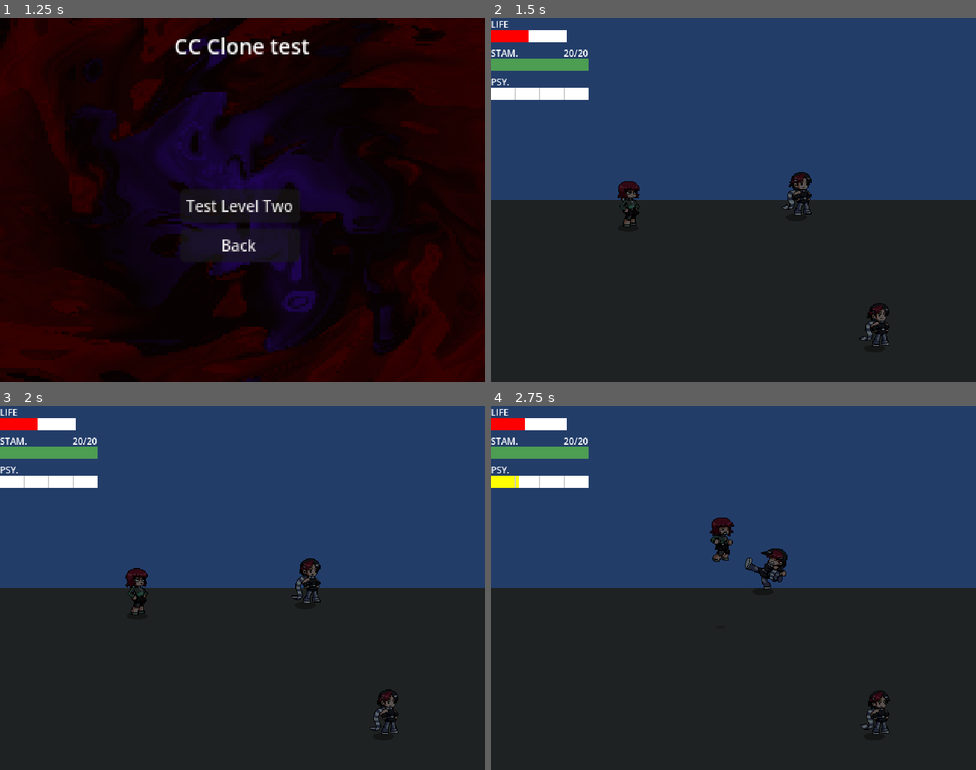
Above: before the commit, frames 1-4 (two rows, left to right).
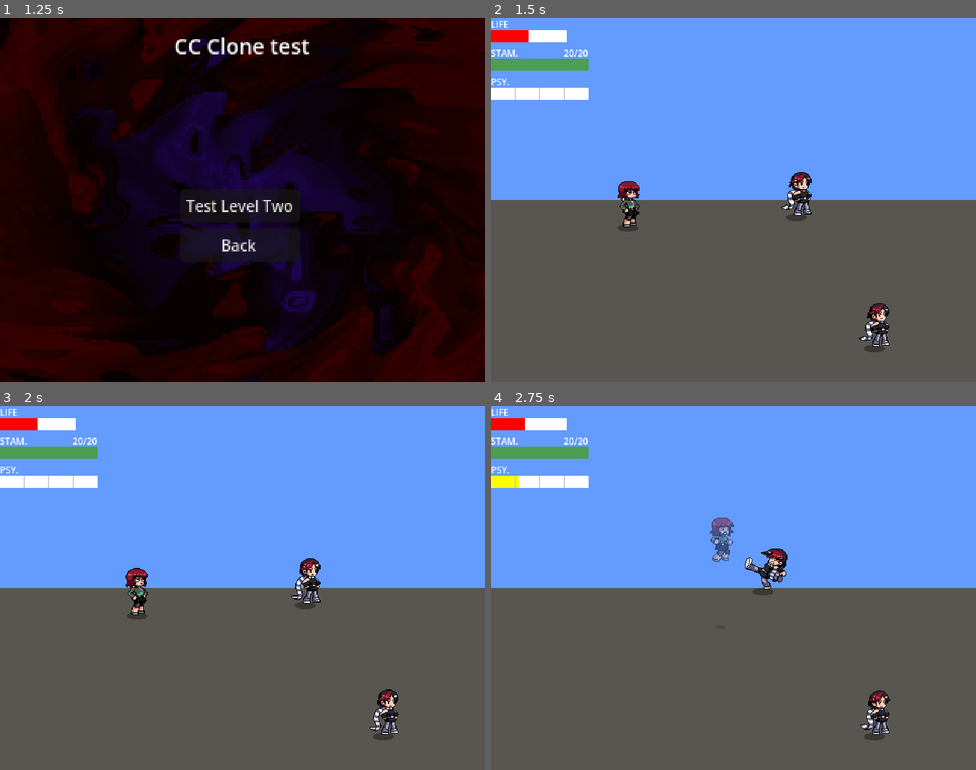
Above: after the commit, the same moments.

Repository: WarrenWarrens/CC
Game: Godot game, scene res://MainMenu/MainMenu.tscn
Two runs of this game, one before a commit and one after it. Both use one fixed random seed, a clock stepped at 60 frames per second and the inputs below.
Inputs (mouse positions are in pixels of both pictures, inside the frame that each line leads up to):
- Up to frame 1 (1.25 s): click "Levels" at 0.5 s
- Up to frame 2 (1.5 s): click "Test Level Two" at 1.25 s
- Up to frame 3 (2 s): no input
- Up to frame 4 (2.75 s): tap Enter (ui_accept) at 2, 2.27 s; move the mouse to (840, 569) at 2.02 s; press the mouse at (840, 569) at 2.03 s; hold D (right) from 2.03 s (still down); tap R (aim, bound only after the commit) at 2.3 s

Frame 1 is identical in both runs. In frame 2, 98% of the frame differs, in the area x 0-100%, y 0-100%; in frame 3, 98%; in frame 4, 98%.

Commit message:
Added basic gun shooting

Diff:
--- a/Scenes/Player.tscn
+++ b/Scenes/Player.tscn
@@ -3,12 +3,15 @@
 [ext_resource type="Script" uid="uid://0pldnfg7dgrc" path="res://Script/Player.gd" id="1_dewec"]
 [ext_resource type="Texture2D" uid="uid://col12h5utam6h" path="res://Assets/Player/PPunch.png" id="2_megsn"]
 [ext_resource type="Script" uid="uid://cknha0o0xqc7u" path="res://Script/Shadow.gd" id="2_yoq75"]
+[ext_resource type="Texture2D" uid="uid://co3tox2hrugta" path="res://Assets/dead.png" id="3_ksbbd"]
 [ext_resource type="Texture2D" uid="uid://y185h78as771" path="res://Assets/Player/PDodge.png" id="3_yoq75"]
 [ext_resource type="Texture2D" uid="uid://dv56pyp3c00ea" path="res://Assets/Player/PGuard.png" id="4_ksbbd"]
 [ext_resource type="Texture2D" uid="uid://bx0hbmq7qibff" path="res://Assets/Player/pIdle.png" id="5_glx4g"]
 [ext_resource type="Texture2D" uid="uid://prrsybm82gb2" path="res://Assets/Player/PJump.png" id="6_miouo"]
 [ext_resource type="Texture2D" uid="uid://cfxpeu5de0cic" path="res://Assets/Player/PStun.png" id="7_o3h8g"]
 [ext_resource type="Texture2D" uid="uid://bv4au63a5e7sf" path="res://Assets/Player/PWalk.png" id="8_1e7my"]
+[ext_resource type="Texture2D" uid="uid://b7v06cejj4ksp" path="res://Assets/debugdiamond.png" id="9_glx4g"]
+[ext_resource type="Texture2D" uid="uid://bqferb34iu0vs" path="res://Assets/laser.png" id="10_yoq75"]
 
 [sub_resource type="CapsuleShape2D" id="CapsuleShape2D_ttpud"]
 radius = 3.0
@@ -203,6 +206,14 @@
 animations = [{
 "frames": [{
 "duration": 1.0,
+"texture": ExtResource("3_ksbbd")
+}],
+"loop": 1,
+"name": &"Aim",
+"speed": 5.0
+}, {
+"frames": [{
+"duration": 1.0,
 "texture": SubResource("AtlasTexture_arntx")
 }, {
 "duration": 1.0,
@@ -330,6 +341,14 @@
 "loop": 0,
 "name": &"Jump",
 "speed": 10.0
+}, {
+"frames": [{
+"duration": 1.0,
+"texture": ExtResource("9_glx4g")
+}],
+"loop": 1,
+"name": &"Shoot",
+"speed": 5.0
 }, {
 "frames": [{
 "duration": 1.0,
@@ -380,6 +399,25 @@
 
 [sub_resource type="CircleShape2D" id="CircleShape2D_vyp0t"]
 radius = 256.0
+
+[sub_resource type="Gradient" id="Gradient_glx4g"]
+colors = PackedColorArray(0.11414824, 0.4898488, 0.46171546, 1, 0, 0, 0, 1)
+
+[sub_resource type="GradientTexture2D" id="GradientTexture2D_tgb25"]
+gradient = SubResource("Gradient_glx4g")
+fill = 1
+fill_from = Vector2(0.517094, 0.525641)
+fill_to = Vector2(0.96153843, 0.1923077)
+
+[sub_resource type="Gradient" id="Gradient_miouo"]
+offsets = PackedFloat32Array(0.16371681, 1)
+colors = PackedColorArray(0.99961597, 0.04415956, 0.024479685, 1, 0, 0, 0, 1)
+
+[sub_resource type="GradientTexture2D" id="GradientTexture2D_7a8fh"]
+gradient = SubResource("Gradient_miouo")
+fill = 1
+fill_from = Vector2(0.517094, 0.517094)
+fill_to = Vector2(0.6581197, 0.3974359)
 
 [node name="Player" type="CharacterBody2D" unique_id=1446667991]
 y_sort_enabled = true
@@ -414,8 +452,7 @@
 [node name="Body" type="AnimatedSprite2D" parent="Visuals" unique_id=1829035284]
 texture_filter = 1
 sprite_frames = SubResource("SpriteFrames_vyp0t")
-animation = &"Idle"
-frame_progress = 0.01975743
+animation = &"Attack"
 offset = Vector2(0, -32)
 
 [node name="Hitbox" type="Area2D" parent="Visuals" unique_id=801768740]
@@ -451,6 +488,33 @@
 position = Vector2(0, -32)
 shape = SubResource("CircleShape2D_vyp0t")
 debug_color = Color(0.55954015, 0.5262575, 0.53475285, 0.41960785)
+
+[node name="AimRay" type="RayCast2D" parent="Visuals" unique_id=545120193]
+position = Vector2(15, -30)
+exclude_parent = false
+target_position = Vector2(500, 0)
+collision_mask = 3
+collide_with_areas = true
+collide_with_bodies = false
+
+[node name="LaserLine" type="Line2D" parent="Visuals/AimRay" unique_id=1784932490]
+points = PackedVector2Array(0, 0, 500, 0)
+width = 6.0
+default_color = Color(0.6522269, 2.7675183e-06, 4.3317675e-07, 1)
+texture = ExtResource("10_yoq75")
+texture_mode = 1
+
+[node name="LaserGlow" type="PointLight2D" parent="Visuals/AimRay" unique_id=1149424495]
+visible = false
+color = Color(0.056353115, 0.3750332, 0.62531114, 1)
+energy = 0.5
+texture = SubResource("GradientTexture2D_tgb25")
+
+[node name="HitLight" type="PointLight2D" parent="Visuals/AimRay" unique_id=669442819]
+visible = false
+color = Color(1, 0.26000598, 0.2008352, 1)
+energy = 1.5
+texture = SubResource("GradientTexture2D_7a8fh")
 
 [node name="Camera2D" type="Camera2D" parent="." unique_id=1772076250]
 limit_left = 0
--- a/Scenes/WorldThree.tscn
+++ b/Scenes/WorldThree.tscn
@@ -26,11 +26,6 @@
 
 [sub_resource type="RectangleShape2D" id="RectangleShape2D_ttpud"]
 size = Vector2(20, 366)
-
-[sub_resource type="Gradient" id="Gradient_4h4gs"]
-
-[sub_resource type="GradientTexture2D" id="GradientTexture2D_ttpud"]
-gradient = SubResource("Gradient_4h4gs")
 
 [node name="WorldOne" type="Node2D" unique_id=686236493]
 y_sort_enabled = true
@@ -145,27 +140,6 @@
 
 [node name="Lighting" type="Node2D" parent="." unique_id=419392471]
 
-[node name="CanvasModulate" type="CanvasModulate" parent="Lighting" unique_id=1639962234]
-z_index = 90
-color = Color(0.35044625, 0.3923709, 0.41333324, 1)
-
-[node name="PointLight2D" type="PointLight2D" parent="Lighting" unique_id=1822920187]
-visible = false
-position = Vector2(764, 232)
-scale = Vector2(3.875, 3.875)
-texture = SubResource("GradientTexture2D_ttpud")
-
-[node name="DirectionalLight2D" type="DirectionalLight2D" parent="Lighting" unique_id=1946763391]
-visible = false
-position = Vector2(1167.0001, -265.00006)
-rotation = -2.2183135
-energy = 0.5
-shadow_enabled = true
-shadow_color = Color(0, 0, 0, 1)
-shadow_filter = 1
-shadow_filter_smooth = 4.4
-height = 0.14
-
 [node name="Crate" parent="." unique_id=1572332876 instance=ExtResource("11_buomm")]
 position = Vector2(986, 125)
 
--- a/Script/Player.gd
+++ b/Script/Player.gd
@@ -1,6 +1,6 @@
 
 extends Walker
-enum State { NORMAL, JUMPING, PUNCHING, GUARDING, DODGING, STUNNED }
+enum State { NORMAL, JUMPING, PUNCHING, GUARDING, DODGING, STUNNED, AIMING }
 var current_state = State.NORMAL
 
 const SPEED = 300.0
@@ -16,9 +16,23 @@
 var _hit_targets: Array = []
 const HIT_FRAMES := [1, 2]
 
+var is_invincible = false
+const I_FRAME_DURATION = 0.5
+
+var aim_angle = 0.0
+const MAX_AIM_ANGLE = deg_to_rad(45.0)
+const AIM_SPEED = 2.0
+var can_shoot = true
+const FIRE_RATE = 0.5
+
+@onready var aim_ray = $Visuals/AimRay
+@onready var laser_line = $Visuals/AimRay/LaserLine
+
 @onready var body_sprite = $Visuals/Body
 @onready var visuals = $Visuals
 @onready var hitbox = $Visuals/Hitbox
+@onready var laser_glow = $Visuals/AimRay/LaserGlow
+@onready var hit_light = $Visuals/AimRay/HitLight
 
 @export var camera_base_y := 120
 @onready var camera: Camera2D = $Camera2D
@@ -31,6 +45,9 @@
 	camera.position_smoothing_speed = 10.0
 	camera.global_position = Vector2(global_position.x, camera_base_y)
 	camera.reset_smoothing()
+	laser_line.visible = false
+	aim_ray.enabled = false
+	aim_ray.add_exception(self)
 
 func _physics_process(delta):
 	if current_state != State.JUMPING and altitude <= 0.0:
@@ -41,6 +58,8 @@
 			handle_movement()
 			update_animations("Idle", "Walk")
 			handle_actions()
+		State.AIMING:
+			handle_aiming(delta)
 		State.JUMPING:
 			handle_movement()
 			handle_jump(delta)
@@ -104,6 +123,8 @@
 		velocity = ramp_adjust(facing_direction * DODGE_SPEED)
 		body_sprite.play("Dodge")
 		get_tree().create_timer(0.3).timeout.connect(func(): current_state = State.NORMAL)
+	elif Input.is_action_just_pressed("aim"):
+		current_state = State.AIMING
 
 func handle_jump(delta):
 	z_velocity -= GRAVITY * delta
@@ -122,22 +143,49 @@
 
 
 func take_damage(amount, knockback_dir):
-	if current_state == State.DODGING:
+	#if current_state == State.DODGING:
+		#return
+	#elif current_state == State.GUARDING:
+		#PlayerStats.take_damage(ceili(amount / 2.0))
+		#hitbox.set_deferred("monitoring", false)
+		#velocity = knockback_dir * 75
+		#PlayerStats.use_stamina(2)
+#
+		#return
+	#else:
+		#hitbox.set_deferred("monitoring", false)
+		#current_state = State.STUNNED
+		#body_sprite.play("Stun")
+		#velocity = knockback_dir * 200
+		#get_tree().create_timer(0.5).timeout.connect(func(): current_state = State.NORMAL)
+		#PlayerStats.take_damage(amount)
+
+	if is_invincible or current_state == State.DODGING:
 		return
 	elif current_state == State.GUARDING:
 		PlayerStats.take_damage(ceili(amount / 2.0))
 		hitbox.set_deferred("monitoring", false)
 		velocity = knockback_dir * 75
 		PlayerStats.use_stamina(2)
-
 		return
 	else:
+		if current_state == State.AIMING:
+			exit_aim()
 		hitbox.set_deferred("monitoring", false)
 		current_state = State.STUNNED
 		body_sprite.play("Stun")
 		velocity = knockback_dir * 200
+		PlayerStats.take_damage(amount)
+
+		is_invincible = true
+
+		var tween = create_tween().set_loops(10)
+		tween.tween_property(body_sprite, "modulate:a", 0.3, I_FRAME_DURATION / 20.0)
+		tween.tween_property(body_sprite, "modulate:a", 1.0, I_FRAME_DURATION / 20.0)
+
 		get_tree().create_timer(0.5).timeout.connect(func(): current_state = State.NORMAL)
-		PlayerStats.take_damage(amount)
+
+		get_tree().create_timer(I_FRAME_DURATION).timeout.connect(func(): is_invincible = false)
 
 func fall(delta):
 	if altitude <= 0.0:
@@ -167,3 +215,67 @@
 func _on_body_frame_changed() -> void:
 	if current_state == State.PUNCHING and body_sprite.animation == "Attack":
 		hitbox.set_deferred("monitoring", body_sprite.frame in HIT_FRAMES)
+
+func handle_aiming(delta):
+	velocity = Vector2.ZERO
+	move_and_slide()
+
+	laser_line.visible = true
+	aim_ray.enabled = true
+	laser_glow.visible = true
+
+	body_sprite.play("Idle")
+
+	var input_x = Input.get_axis("left", "right")
+	if input_x != 0:
+		facing_direction.x = sign(input_x)
+		visuals.scale.x = facing_direction.x
+
+	var input_y = Input.get_axis("up", "down")
+	aim_angle += input_y * AIM_SPEED * delta
+	aim_angle = clamp(aim_angle, -MAX_AIM_ANGLE, MAX_AIM_ANGLE)
+	aim_ray.rotation = aim_angle
+
+	if aim_ray.is_colliding():
+		var hit_point = aim_ray.to_local(aim_ray.get_collision_point())
+		laser_line.set_point_position(1, Vector2(hit_point.x, 0))
+
+		hit_light.position = hit_point
+		hit_light.visible = true
+	else:
+		laser_line.set_point_position(1, Vector2(500, 0))
+		hit_light.visible = false
+
+	if Input.is_action_just_pressed("aim"):
+		exit_aim()
+	elif Input.is_action_pressed("punch"):
+		shoot()
+
+func shoot():
+	if not can_shoot:
+		return
+
+	can_shoot = false
+
+	if aim_ray.is_colliding():
+		var collider = aim_ray.get_collider()
+
+		var target = collider.owner
+
+		if target and target != self and target.has_method("take_damage"):
+			target.take_damage(5, Vector2.ZERO)
+
+	get_tree().create_timer(FIRE_RATE).timeout.connect(func(): can_shoot = true)
+
+func exit_aim():
+	current_state = State.NORMAL
+	laser_line.visible = false
+	aim_ray.enabled = false
+	laser_glow.visible = false
+	hit_light.visible = false
+	aim_angle = 0.0
+	aim_ray.rotation = 0.0
+
+func _input(event):
+	if current_state == State.AIMING and event is InputEventMouseMotion:
+		aim_angle += event.relative.y * 0.005
--- a/project.godot
+++ b/project.godot
@@ -65,6 +65,11 @@
 "events": [Object(InputEventKey,"resource_local_to_scene":false,"resource_name":"","device":-1,"window_id":0,"alt_press …(192 unchanged characters)…
 ]
 }
+aim={
+"deadzone": 0.2,
+"events": [Object(InputEventKey,"resource_local_to_scene":false,"resource_name":"","device":-1,"window_id":0,"alt_pressed":false,"shift_pressed":false,"ctrl_pressed":false,"meta_pressed":false,"pressed":false,"keycode":0,"physical_keycode":82,"key_label":0,"unicode":114,"location":0,"echo":false,"script":null)
+]
+}
 
 [physics]
 
Binary file changed: Assets/laser.png
